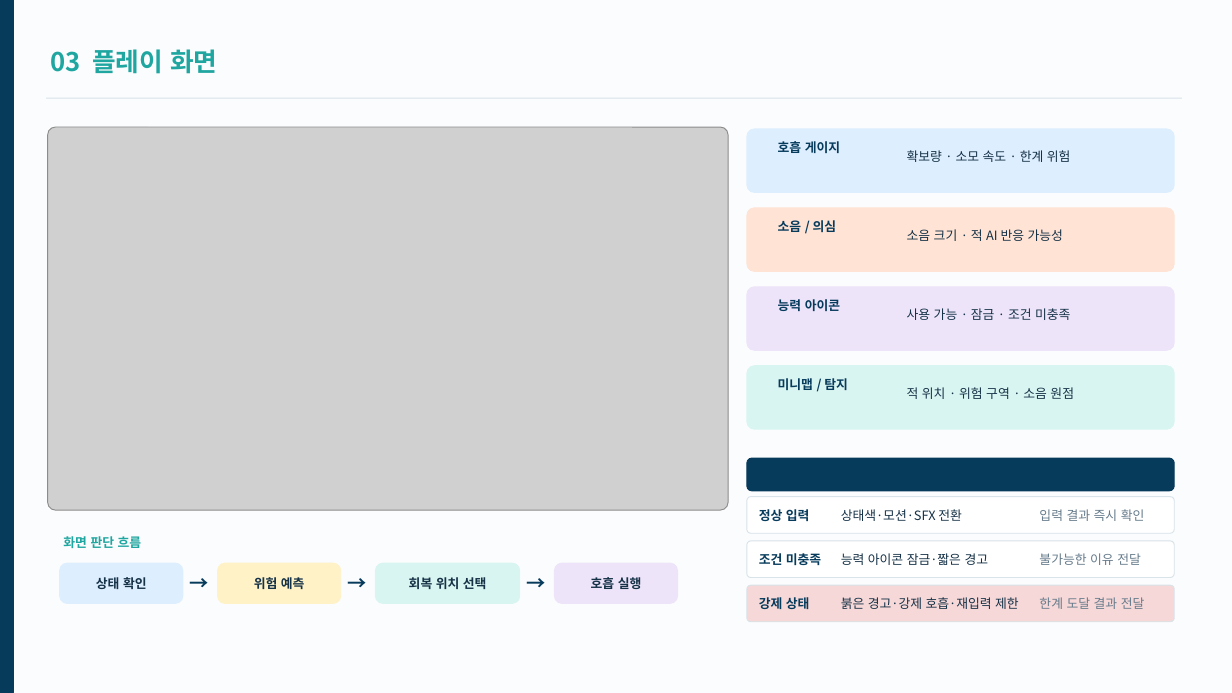
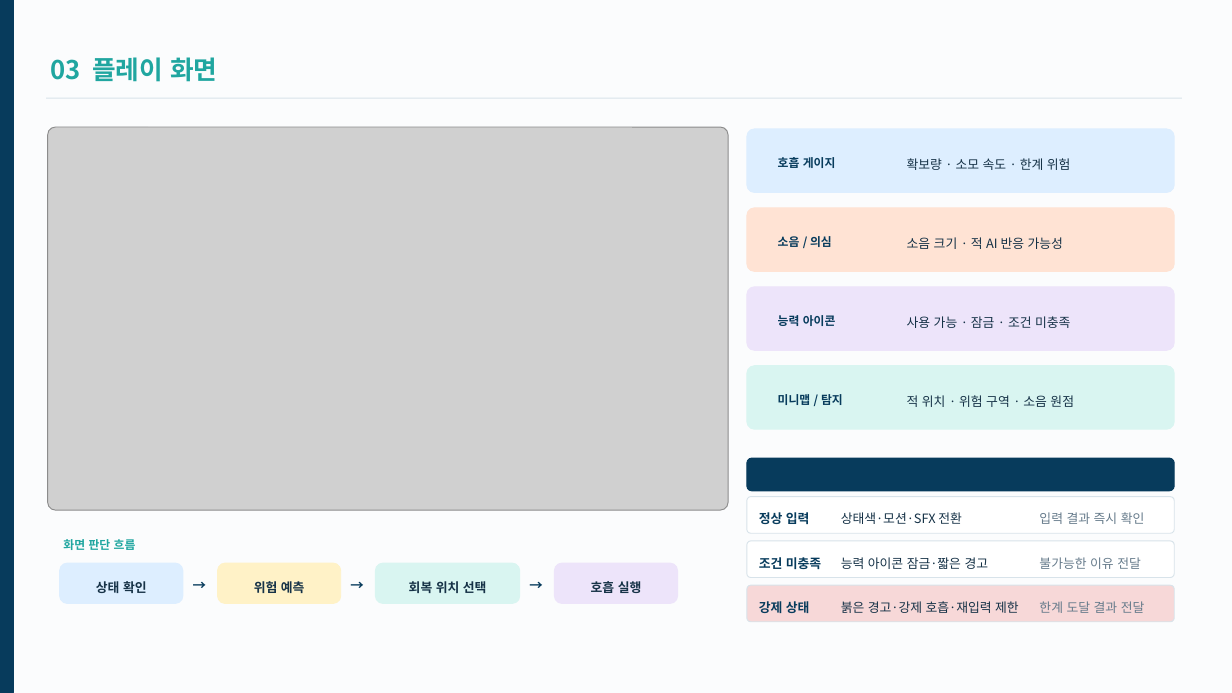
Before and after one commit to ysooj/Gihoek_8, a slide deck: slide 5 of 호흡_시스템_기획문서_최종정리본.pptx. Drawn at 1232x693 pixels with LibreOffice and Linux fonts; fonts in the diff are those of the drawing; grey boxes stand for pictures. Boxes give left, top, right and bottom in pixels: in the first picture for what was removed or moved away, otherwise in the second. Text is boxed around its words. In the diff, an @@ line names an element or a change of style, - is before the commit and + after.

```diff
--- a/호흡_시스템_기획문서_최종정리본.pptx
+++ b/호흡_시스템_기획문서_최종정리본.pptx
@@ size 10 to 9.2 pt; line spacing 1 to 1.3 in 5 elements at box(63, 539, 136, 550), box(778, 157, 836, 168), box(778, 315, 836, 326), box(778, 394, 843, 405), box(778, 236, 832, 247) @@
@@ 4 texts: place and size @@
-4 texts at box(778, 141, 848, 390)
+4 texts at box(778, 157, 843, 405)
@@ line spacing 1 to 1.5 in 18 elements at box(759, 512, 810, 524), box(841, 512, 962, 524), box(1039, 512, 1145, 524), box(759, 557, 821, 569), box(841, 557, 989, 569), box(1039, 557, 1141, 569), box(759, 601, 810, 613), box(841, 601, 1019, 613), box(1039, 601, 1145, 613), box(96, 581, 147, 593), box(254, 581, 305, 593), box(409, 581, 487, 593), box(591, 581, 642, 593), box(50, 57, 217, 82), box(907, 158, 1071, 170), box(907, 237, 1063, 249), box(907, 316, 1070, 328), box(907, 395, 1074, 407) @@
@@ size 15 to 10.5 pt; line spacing 1 to 1.3 in 3 elements at box(185, 569, 213, 596), box(343, 569, 372, 596), box(522, 569, 551, 596) @@
```
Also in this commit, not shown: 6 other slides changed, 14 other files.
